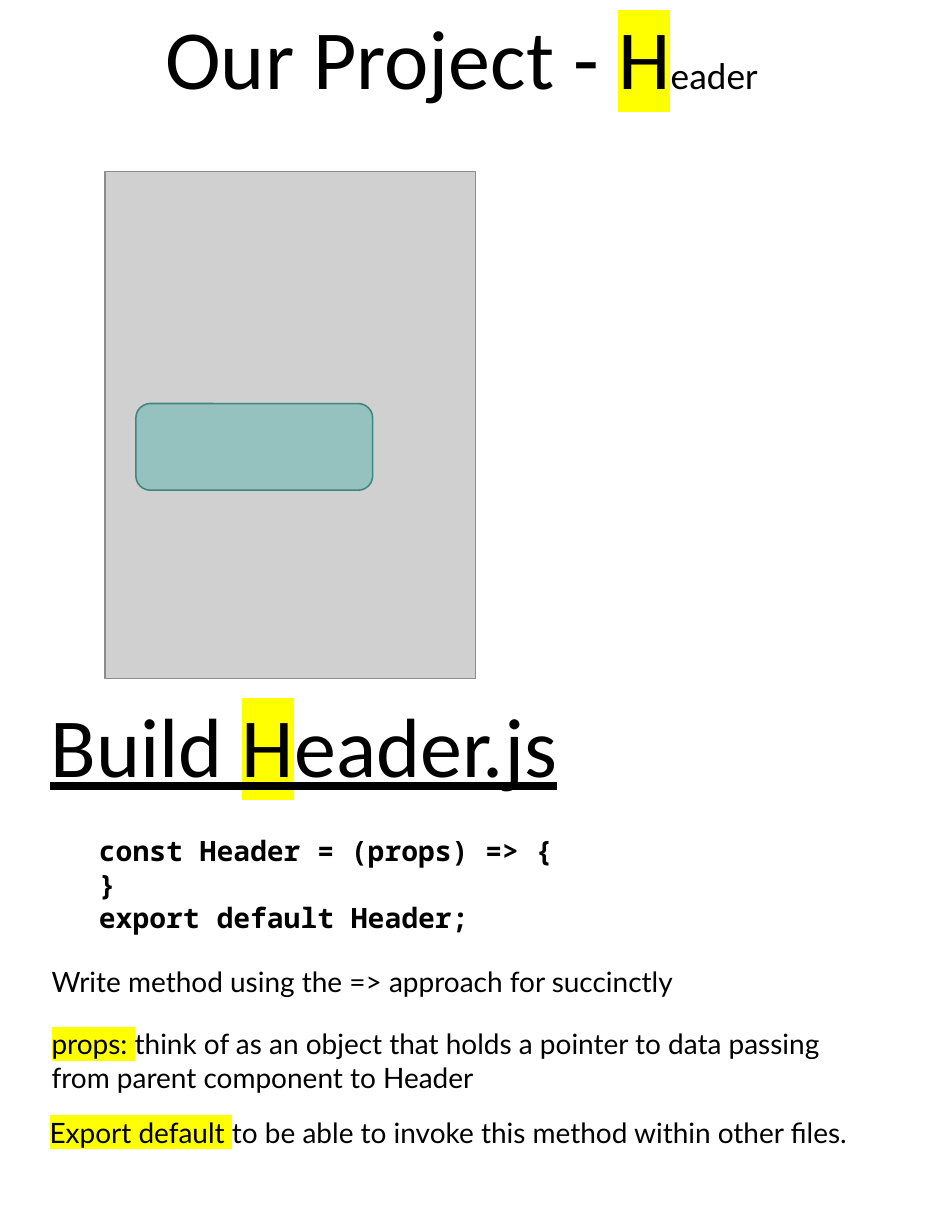
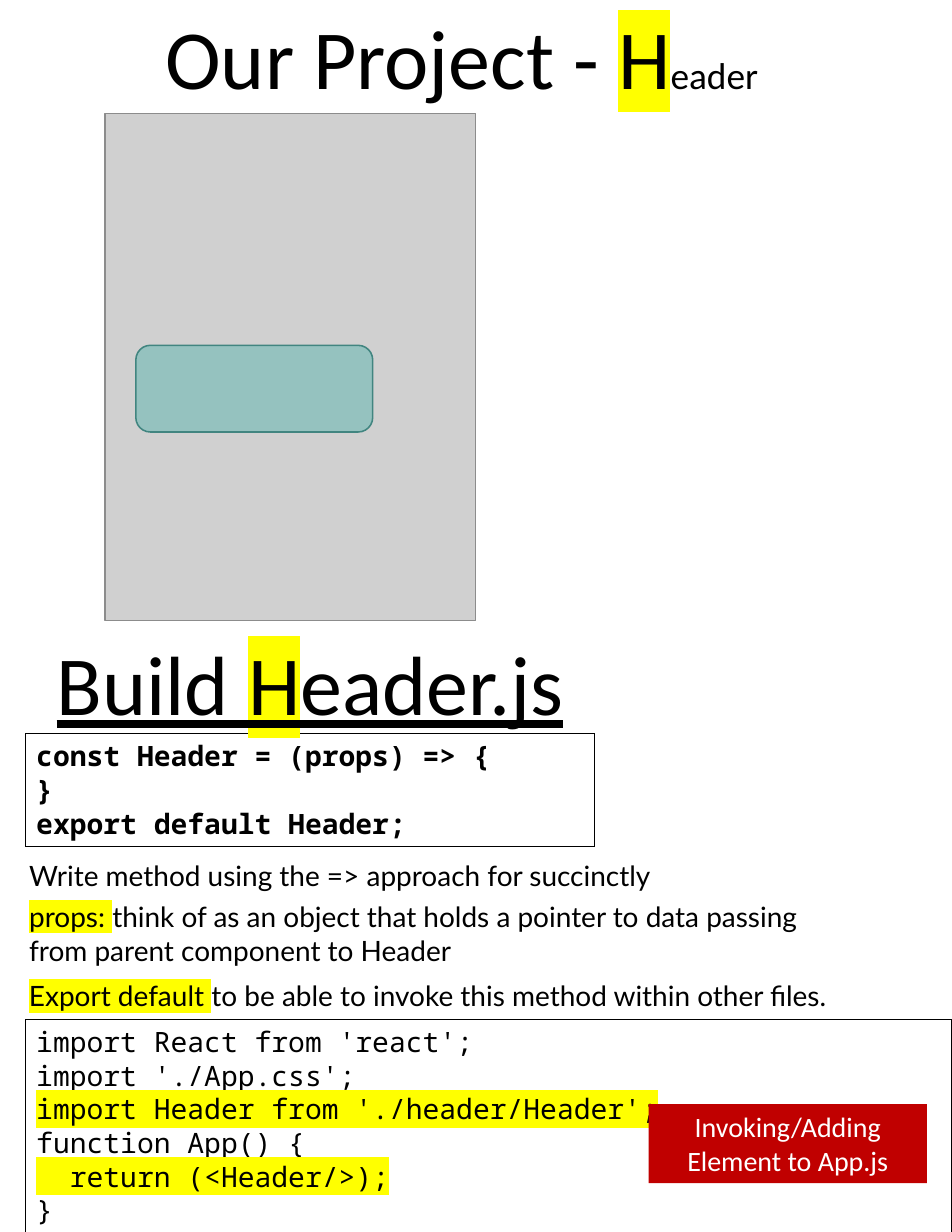
Before and after one commit to scorpion0511/mytracker, a slide deck: slide 24 of doc/React.pptx. Drawn at 952x1232 pixels with LibreOffice and Linux fonts; fonts in the diff are those of the drawing; grey boxes stand for pictures. Boxes give left, top, right and bottom in pixels: in the first picture for what was removed or moved away, otherwise in the second. Text is boxed around its words. In the diff, an @@ line names an element or a change of style, - is before the commit and + after.

```diff
--- a/doc/React.pptx
+++ b/doc/React.pptx
@@ picture: place and size @@
-picture at bbox=[105, 171, 476, 679]
+picture at bbox=[105, 113, 476, 620]
@@ rounded rectangle: place and size @@
-rounded rectangle at bbox=[136, 403, 372, 489]
+rounded rectangle at bbox=[136, 345, 372, 431]
@@ text "Build Header.js": place and size @@
-text "Build Header.js" at bbox=[50, 708, 557, 797]
+text "Build Header.js" at bbox=[57, 646, 563, 735]
@@ rectangle "const Header = (props) => ...": place and size @@
-rectangle "const Header = (props) => ..." at bbox=[99, 839, 469, 935]
+rectangle "const Header = (props) => ..." at bbox=[25, 734, 595, 847]
@@ rectangle "const Header = (props) => ..." at bbox=[25, 734, 595, 847]: outline none to #000000 0.75 pt @@
@@ text "Write method using the => ...": place and size @@
-text "Write method using the => ..." at bbox=[52, 971, 673, 997]
+text "Write method using the => ..." at bbox=[29, 865, 650, 891]
@@ text "props: think of as an ...": place and size @@
-text "props: think of as an ..." at bbox=[52, 1033, 820, 1093]
+text "props: think of as an ..." at bbox=[29, 906, 797, 966]
@@ text "Export default to be able ...": place and size @@
-text "Export default to be able ..." at bbox=[50, 1122, 847, 1148]
+text "Export default to be able ..." at bbox=[29, 985, 826, 1011]
@@ rectangle added at bbox=[25, 1019, 952, 1232], outline #000000 0.75 pt, 18 pt, text #000000 @@
+import React from 'react';
+import './App.css';
+import Header from './header/Header';
+function App() {
+return (<Header/>);
+}
+export default App;
@@ rectangle added at bbox=[648, 1104, 926, 1184], fill #C00000, 18 pt, text #FFFFFF @@
+Invoking/Adding Element to App.js
```
Also in this commit, not shown: 1 slide added.
